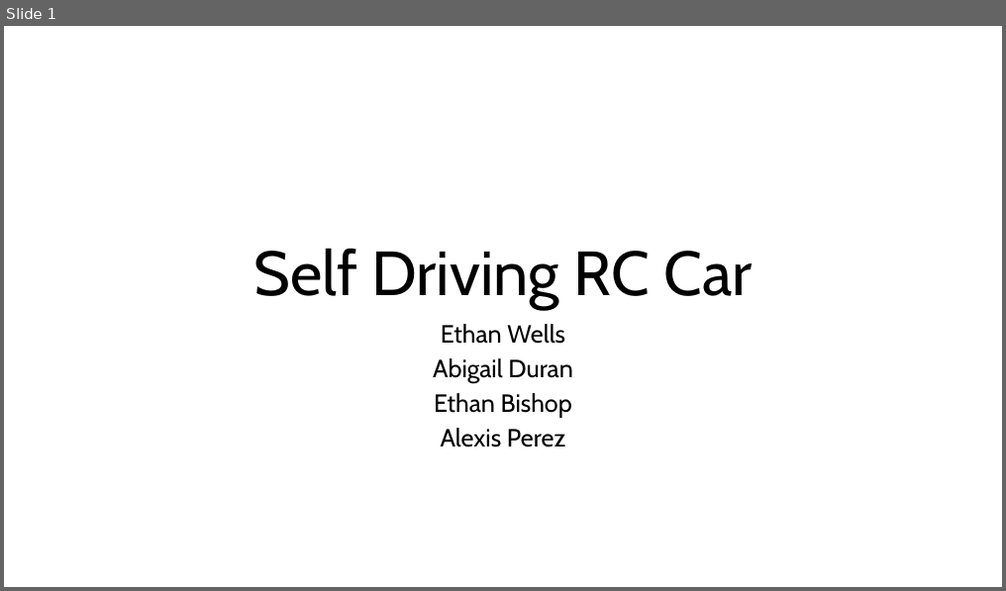
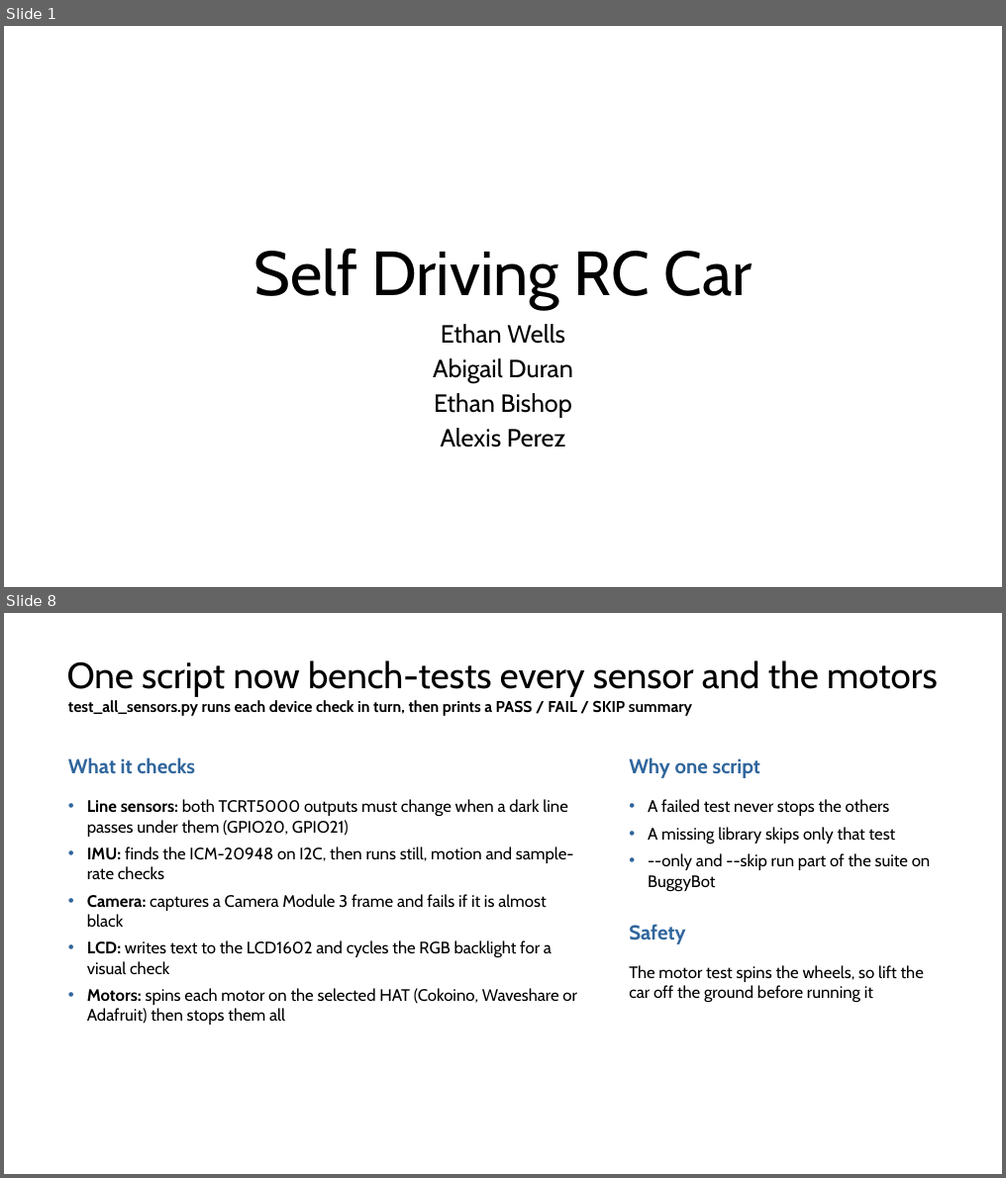
Before and after one commit to EthanWellsSr/BuggyBot, a slide deck: Weekly Reports/Self-Driving-RC-Car.pptx. Shown one above the other, each under a label of ours: slide 1 before the commit, slides 1 and 8 after it; the slides between them are not shown. The pictures are 1006x591 and 1006x1178 pixels, drawn with LibreOffice and Linux fonts; fonts in the diff are those of the drawing. Boxes give left, top, right and bottom in pixels: in the first picture for what was removed or moved away, otherwise in the second. Text is boxed around its words. In the diff, an @@ line names an element or a change of style, - is before the commit and + after.

```diff
--- a/Weekly Reports/Self-Driving-RC-Car.pptx
+++ b/Weekly Reports/Self-Driving-RC-Car.pptx
@@ slide 8 added at [4,613,1002,1174], background #FFFFFF @@
@@ title added at [67,661,938,697], 35 pt, text #000000 @@
+One script now bench-tests every sensor and the motors
@@ text added at [68,700,692,716], 15 pt, text #000000, bold @@
+test_all_sensors.py runs each device check in turn, then prints a PASS / FAIL / SKIP summary
@@ text added at [68,758,195,774], 19.5 pt, text #30669D, bold @@
+What it checks
@@ text added at [629,758,760,778], 19.5 pt, text #30669D, bold @@
+Why one script
@@ text added at [87,799,577,1025], 16 pt, text #000000 @@
+• Line sensors: both TCRT5000 outputs must change when a dark line passes under them (GPIO20, GPIO21)
+• IMU: finds the ICM-20948 on I2C, then runs still, motion and sample-rate checks
+• Camera: captures a Camera Module 3 frame and fails if it is almost black
+• LCD: writes text to the LCD1602 and cycles the RGB backlight for a visual check
+• Motors: spins each motor on the selected HAT (Cokoino, Waveshare or Adafruit) then stops them all
@@ text added at [648,799,931,891], 16 pt, text #000000 @@
+• A failed test never stops the others
+• A missing library skips only that test
+• --only and --skip run part of the suite on BuggyBot
@@ text added at [629,924,685,945], 19.5 pt, text #30669D, bold @@
+Safety
@@ text added at [629,965,924,1003], 16 pt, text #000000 @@
+The motor test spins the wheels, so lift the car off the ground before running it
```
Also in this commit, not shown: 3 slides changed, 7 other slides added, 10 slides removed.
